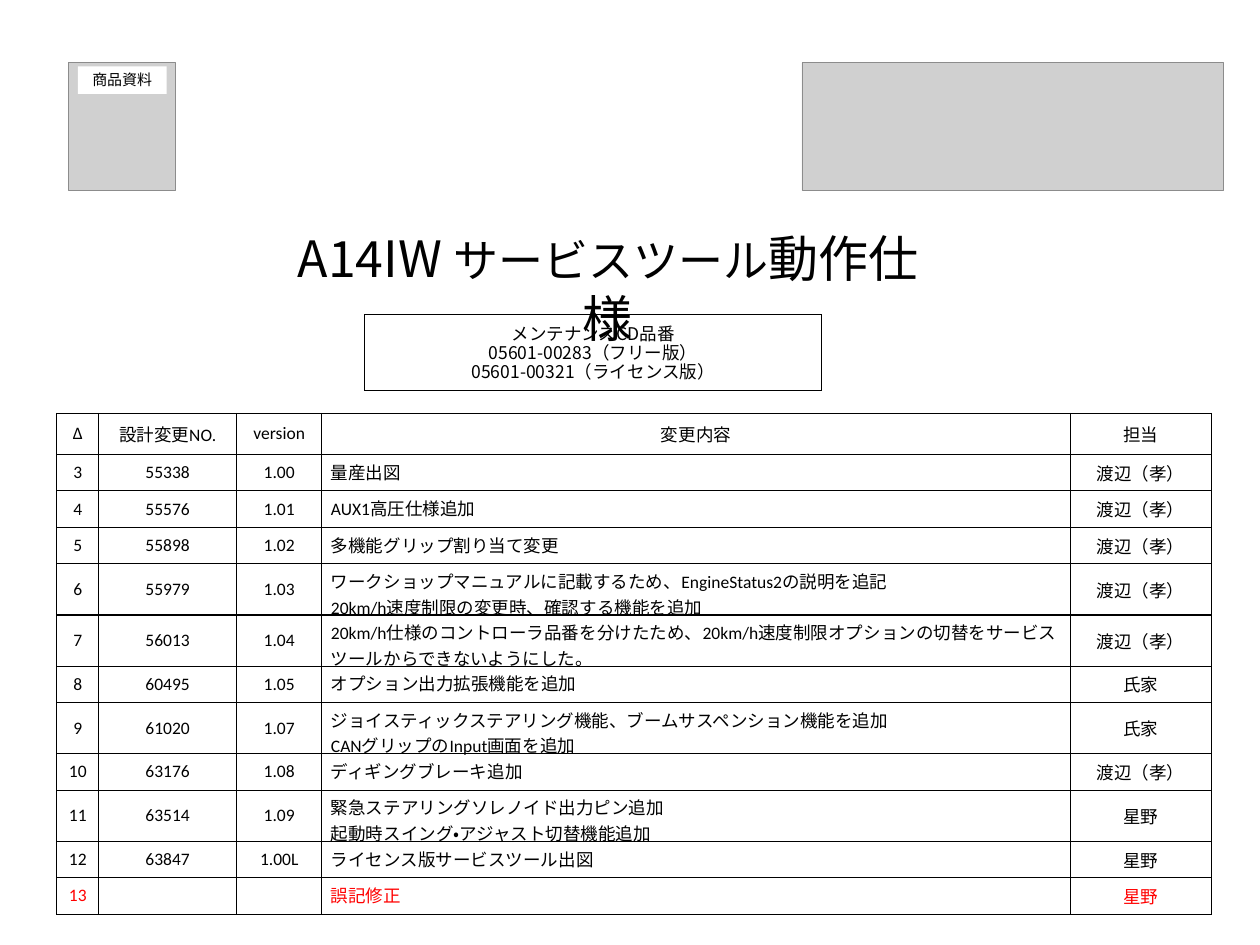
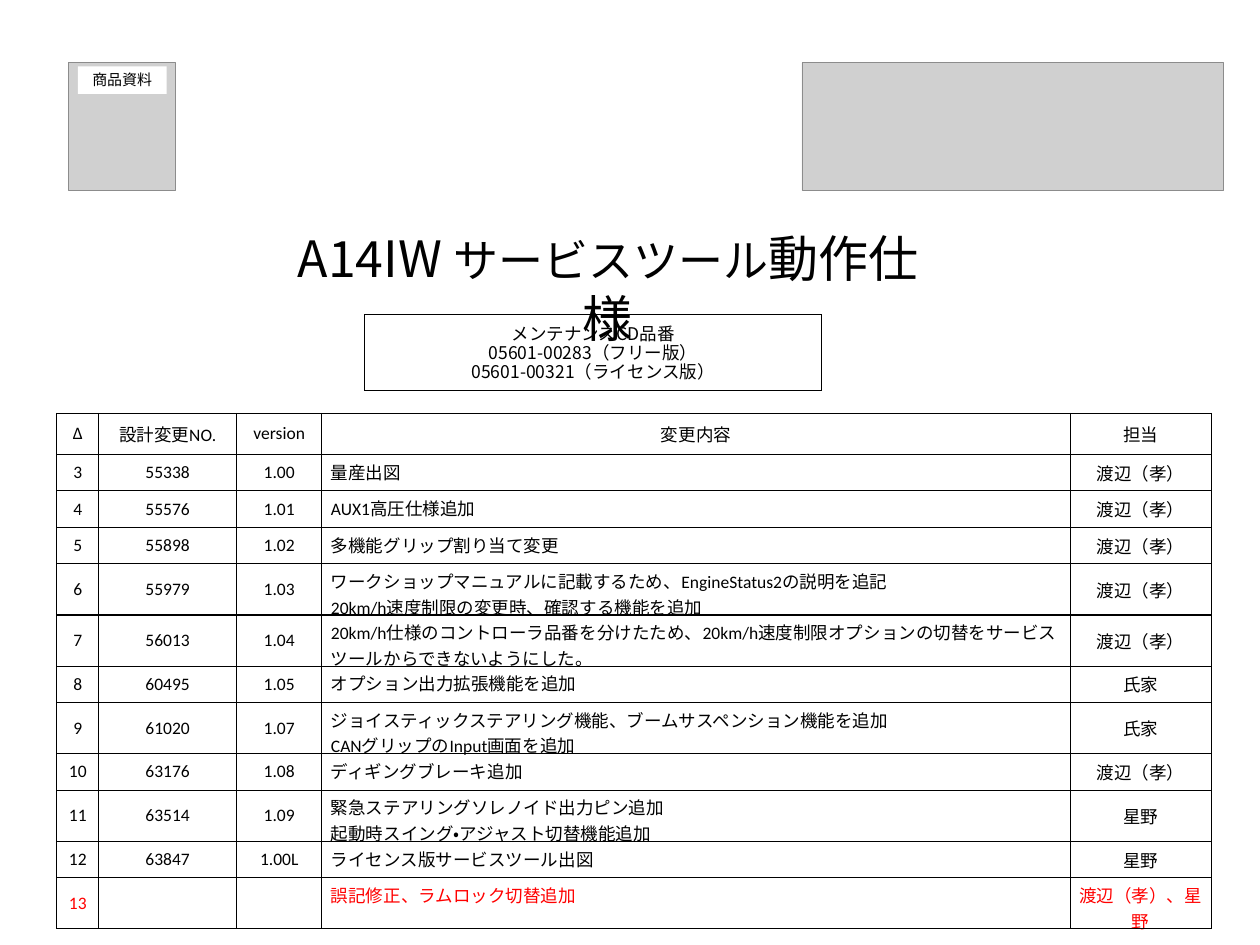
Before and after one commit to Wat117029/myTest, a slide deck: slide 1 of サービスツール仕様書/A14IW_サービスツール仕様書_d13(draft_次回設変時に変更願います).pptx. Drawn at 1260x945 pixels with LibreOffice and Linux fonts; fonts in the diff are those of the drawing; grey boxes stand for pictures. Boxes give left, top, right and bottom in pixels: in the first picture for what was removed or moved away, otherwise in the second. Text is boxed around its words. In the diff, an @@ line names an element or a change of style, - is before the commit and + after.

```diff
--- a/サービスツール仕様書/A14IW_サービスツール仕様書_d13(draft_次回設変時に変更願います).pptx
+++ b/サービスツール仕様書/A14IW_サービスツール仕様書_d13(draft_次回設変時に変更願います).pptx
@@ table at bbox=[57, 413, 1211, 934] @@
-row 12, column 4: 誤記修正
+row 12, column 4: 誤記修正、ラムロック切替追加
-row 12, column 5: 星野
+row 12, column 5: 渡辺（孝）、星野
```
Also in this commit, not shown: 5 other slides changed, 1 slide added.
